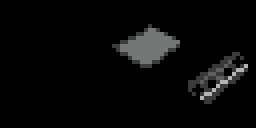
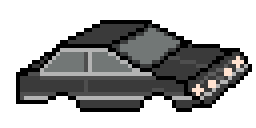
Layer changes from the first (256, 128) image to the second:
hid group "Layer Group" (2 layers) over (0, 0, 256, 128)
